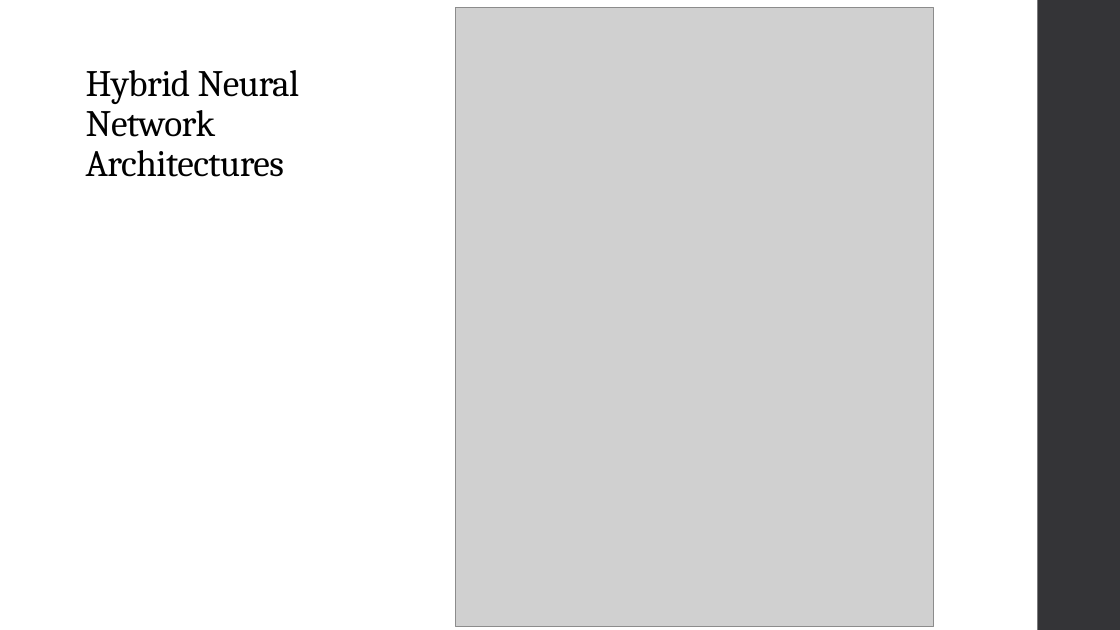
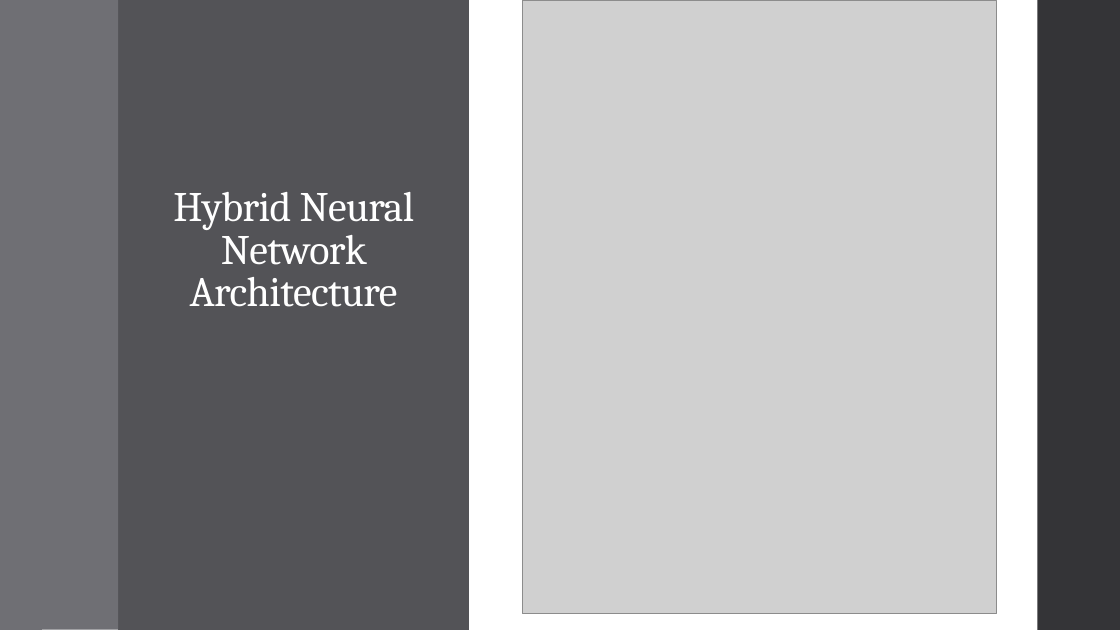
Before and after one commit to landonbuell/Buell-Senior-Thesis, a slide deck: slide 12 of JMMPaper/Musical Instrument Classification Using a Hybrid Neural Network BuellShort.pptx (slide 13 before the commit). Drawn at 1120x630 pixels with LibreOffice and Linux fonts; fonts in the diff are those of the drawing; grey boxes stand for pictures. Boxes give left, top, right and bottom in pixels: in the first picture for what was removed or moved away, otherwise in the second. Text is boxed around its words. In the diff, an @@ line names an element or a change of style, - is before the commit and + after.

```diff
--- a/JMMPaper/Musical Instrument Classification Using a Hybrid Neural Network BuellShort.pptx
+++ b/JMMPaper/Musical Instrument Classification Using a Hybrid Neural Network BuellShort.pptx
@@ rectangle added at (0, 0, 42, 630), fill #6F6F74 @@
@@ rectangle added at (0, 0, 118, 630), fill #6F6F74 @@
@@ rectangle added at (118, 0, 469, 630), fill #535357 @@
@@ title "Hybrid Neural Network Architecture" at (173, 192, 415, 307): vertical alignment bottom to middle @@
@@ picture: place and size @@
-picture at (455, 8, 933, 627)
+picture at (523, 0, 997, 614)
@@ title at (173, 192, 415, 307): text changed; size 32 to 36 pt; text colour #000000 to #FFFFFF @@
-Hybrid Neural Network Architectures
+Hybrid Neural Network Architecture
```
Also in this commit, not shown: 10 other slides changed, 4 slides added, 1 slide removed, 6 other files.
